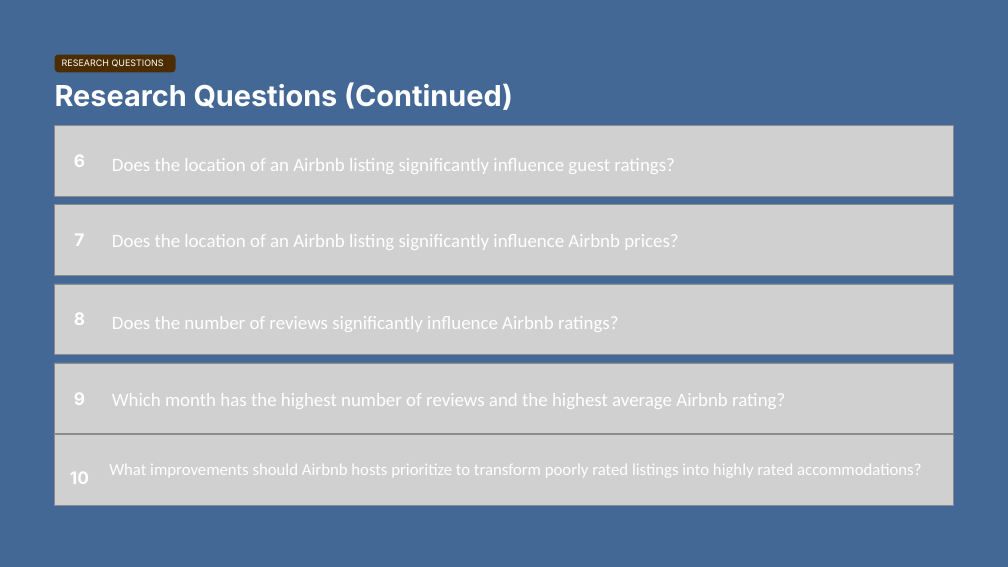
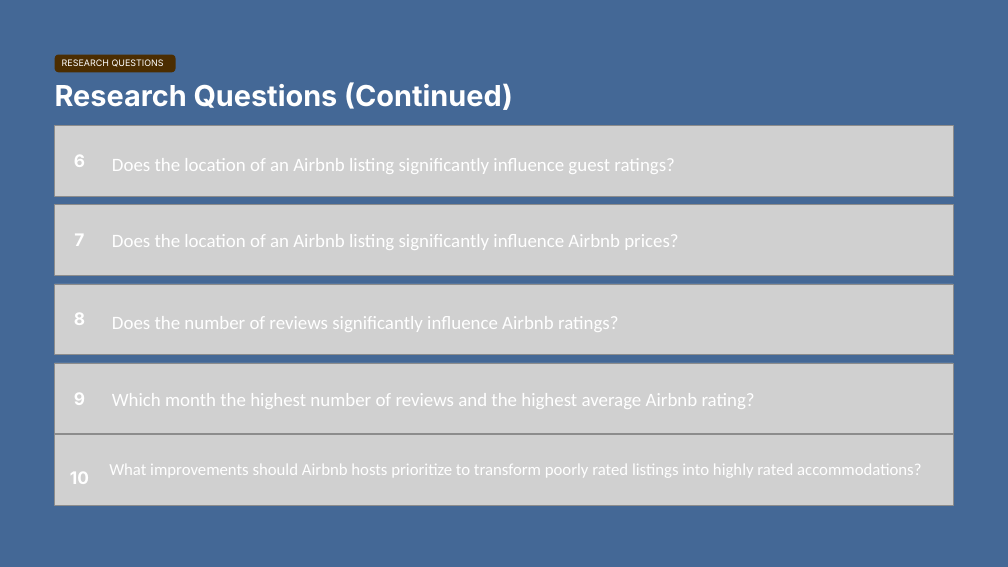
Before and after one commit to jannoelvero/first_project, a slide deck: slide 5 of slides/project_presentation.pptx. Drawn at 1008x567 pixels with LibreOffice and Linux fonts; fonts in the diff are those of the drawing; grey boxes stand for pictures; background and template pictures are left out. Boxes give left, top, right and bottom in pixels: in the first picture for what was removed or moved away, otherwise in the second. Text is boxed around its words. In the diff, an @@ line names an element or a change of style, - is before the commit and + after.

```diff
--- a/slides/project_presentation.pptx
+++ b/slides/project_presentation.pptx
@@ text at [112,393,755,409]: text changed @@
-Which month has the highest number of reviews and the highest average Airbnb rating?
+Which month the highest number of reviews and the highest average Airbnb rating?
```
Also in this commit, not shown: 13 other slides changed, 1 slide added.
